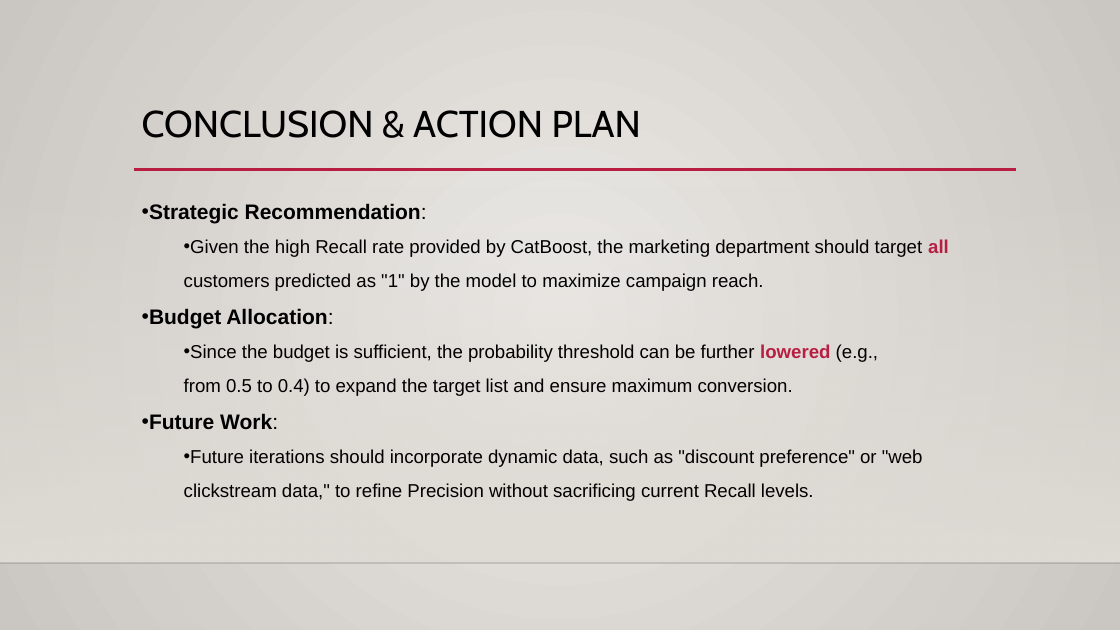
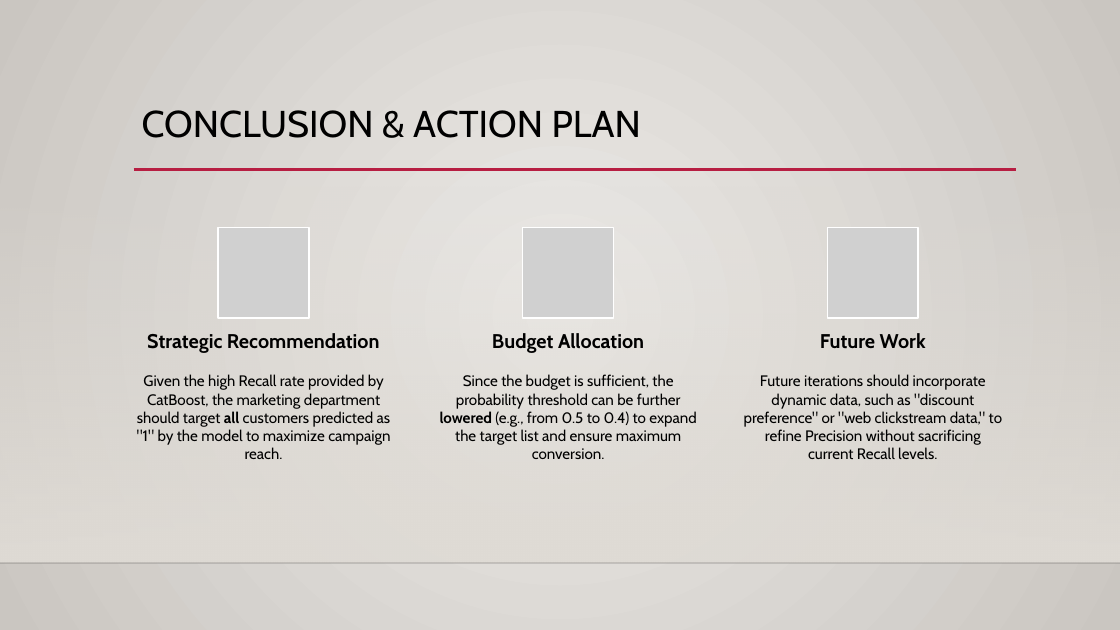
Before and after one commit to Janet5y2i/RetailCustAnalysis, a slide deck: slide 10 of iFood Marketing Prediction Model_Report.pptx (slide 8 before the commit). Drawn at 1120x630 pixels with LibreOffice and Linux fonts; fonts in the diff are those of the drawing; grey boxes stand for pictures; background and template pictures are left out. Boxes give left, top, right and bottom in pixels: in the first picture for what was removed or moved away, otherwise in the second. Text is boxed around its words. In the diff, an @@ line names an element or a change of style, - is before the commit and + after.

Commit message:
Report Refine

```diff
--- a/iFood Marketing Prediction Model_Report.pptx
+++ b/iFood Marketing Prediction Model_Report.pptx
@@ text removed at (149, 203, 949, 501) @@
-• Strategic Recommendation:
-  • Given the high Recall rate provided by CatBoost, the marketing department should target all customers predicted as "1" by the model to maximize campaign reach.
-• Budget Allocation:
-  • Since the budget is sufficient, the probability threshold can be further lowered (e.g., from 0.5 to 0.4) to expand the target list and ensure maximum conversion.
-• Future Work:
-  • Future iterations should incorporate dynamic data, such as "discount preference" or "web clickstream data," to refine Precision without sacrificing current Recall levels.
@@ group added at (137, 228, 1002, 459): 6 texts, 3 pictures @@
+Strategic Recommendation
+Given the high Recall rate provided by CatBoost, the marketing department should target all customers predicted as "1" by the model to maximize campaign reach.
+Budget Allocation
+Since the budget is sufficient, the probability threshold can be further lowered (e.g., from 0.5 to 0.4) to expand the target list and ensure maximum conversion.
+Future Work
+Future iterations should incorporate dynamic data, such as "discount preference" or "web clickstream data," to refine Precision without sacrificing current Recall levels.
```
Also in this commit, not shown: 7 other slides changed, 2 slides added.
